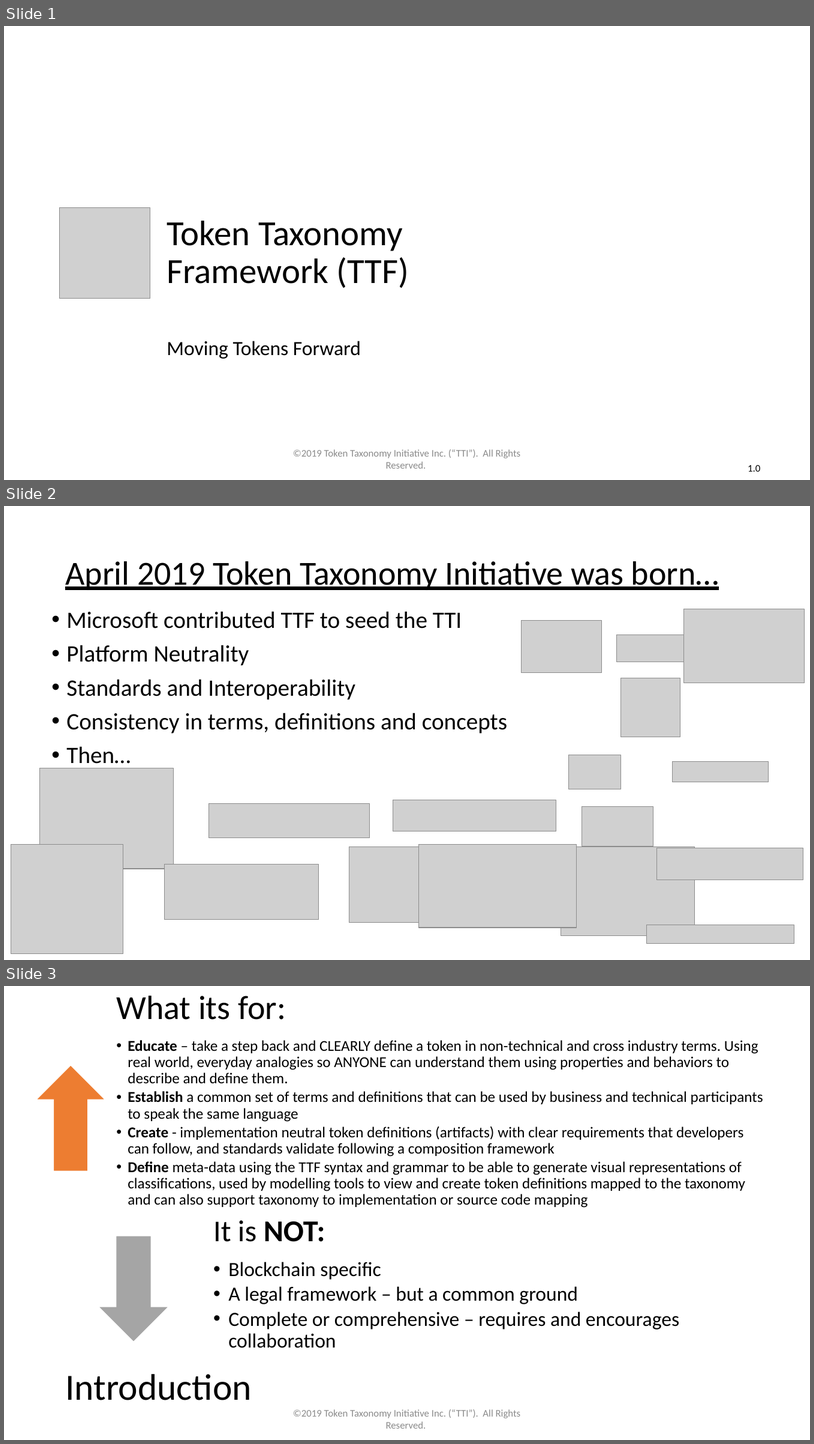
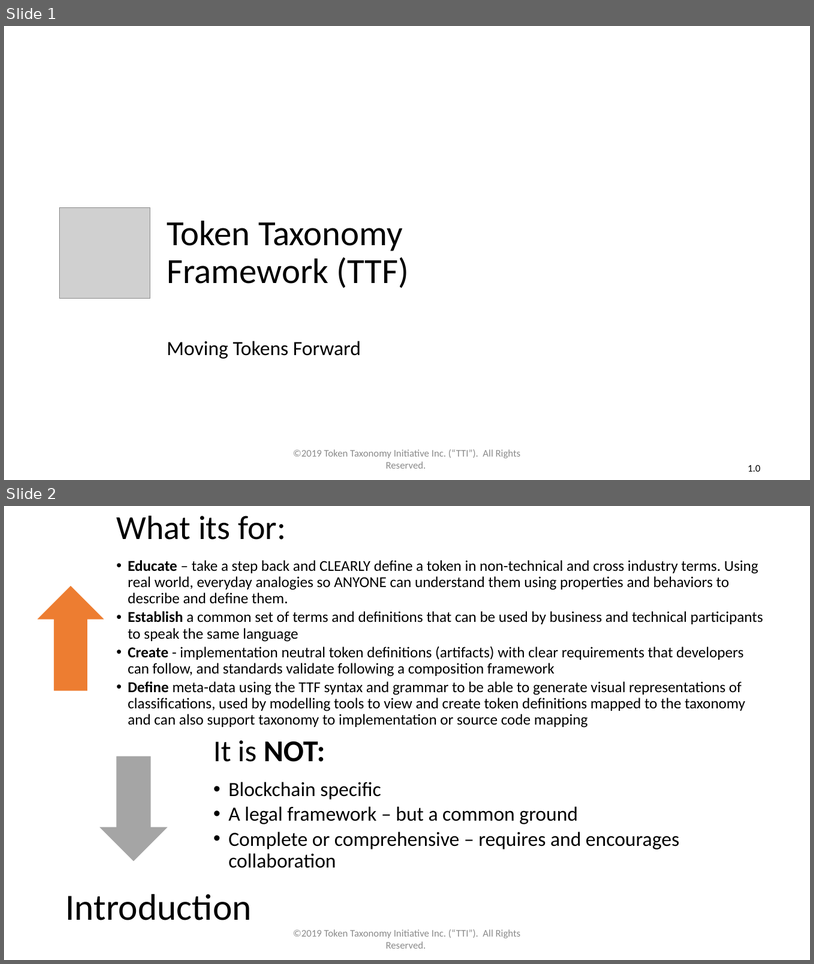
Before and after one commit to vipinsun/TokenTaxonomyFramework-pub, a slide deck: presentations/TTF-Presentation.pptx. Shown one above the other, each under a label of ours: slides 1, 2 and 3 before the commit, slides 1 and 2 after it. The pictures are 814x1444 and 814x964 pixels, drawn with LibreOffice and Linux fonts; fonts in the diff are those of the drawing; grey boxes stand for pictures. Boxes give left, top, right and bottom in pixels: in the first picture for what was removed or moved away, otherwise in the second. Text is boxed around its words. In the diff, an @@ line names an element or a change of style, - is before the commit and + after.

```diff
--- a/presentations/TTF-Presentation.pptx
+++ b/presentations/TTF-Presentation.pptx
@@ slide 2 removed at [4, 506, 810, 960], background #FFFFFF @@
@@ title removed at [65, 561, 719, 590] @@
-April 2019 Token Taxonomy Initiative was born…
@@ text removed at [66, 611, 507, 769] @@
-• Microsoft contributed TTF to seed the TTI
-• Platform Neutrality
-• Standards and Interoperability
-• Consistency in terms, definitions and concepts
-• Then…
@@ picture removed at [684, 609, 806, 682] @@
@@ picture removed at [522, 621, 602, 673] @@
@@ picture removed at [617, 635, 684, 661] @@
@@ picture removed at [621, 678, 680, 737] @@
@@ picture removed at [569, 754, 621, 789] @@
@@ picture removed at [39, 768, 173, 868] @@
@@ picture removed at [672, 761, 768, 782] @@
@@ picture removed at [209, 803, 369, 838] @@
@@ picture removed at [393, 800, 557, 831] @@
@@ picture removed at [582, 806, 654, 846] @@
@@ picture removed at [11, 844, 123, 953] @@
@@ picture removed at [350, 847, 440, 922] @@
@@ picture removed at [420, 844, 578, 927] @@
@@ picture removed at [561, 847, 695, 936] @@
@@ picture removed at [164, 864, 318, 919] @@
@@ picture removed at [657, 848, 804, 879] @@
@@ picture removed at [647, 925, 795, 943] @@
@@ what was slide 3 is now slide 2 @@
```
Also in this commit, not shown: 1 slide added, 1 other file.
